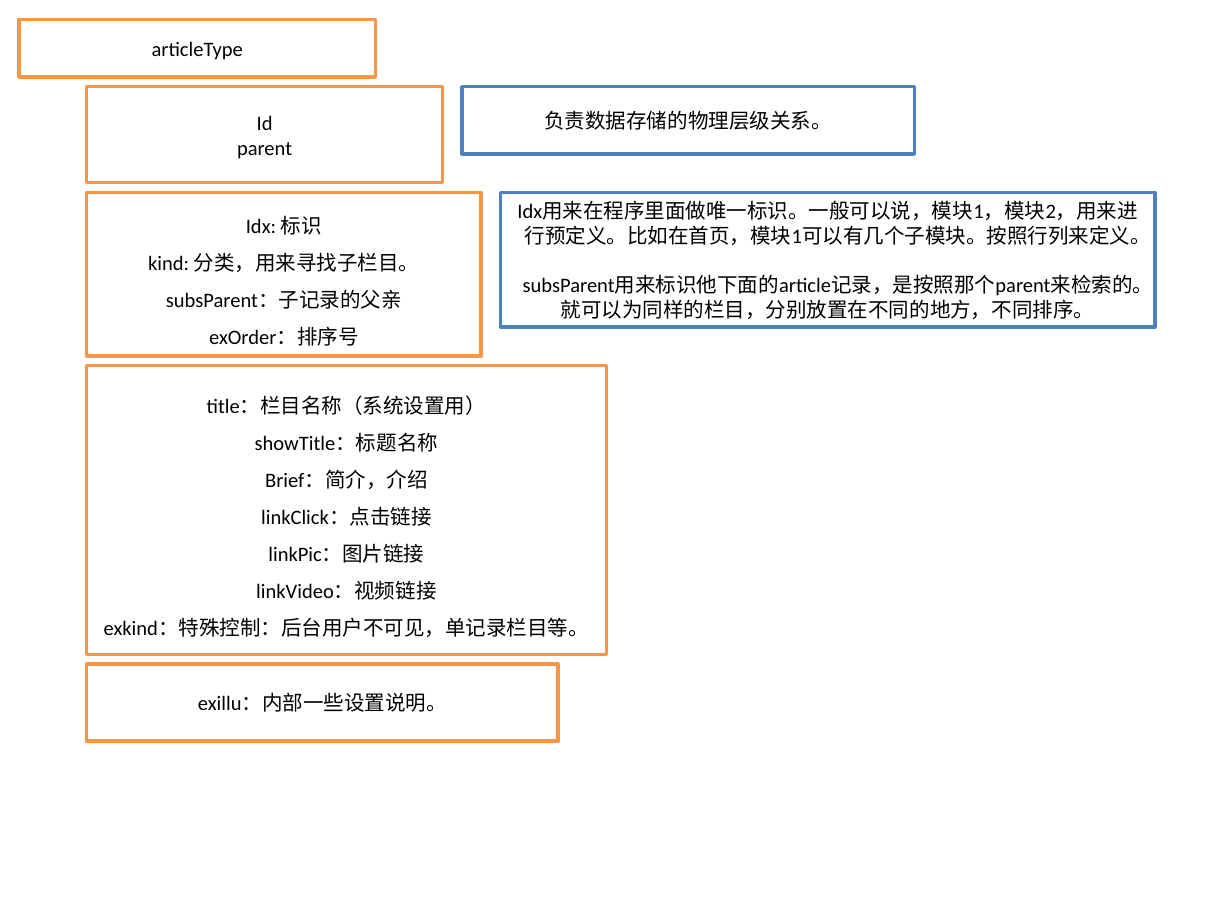
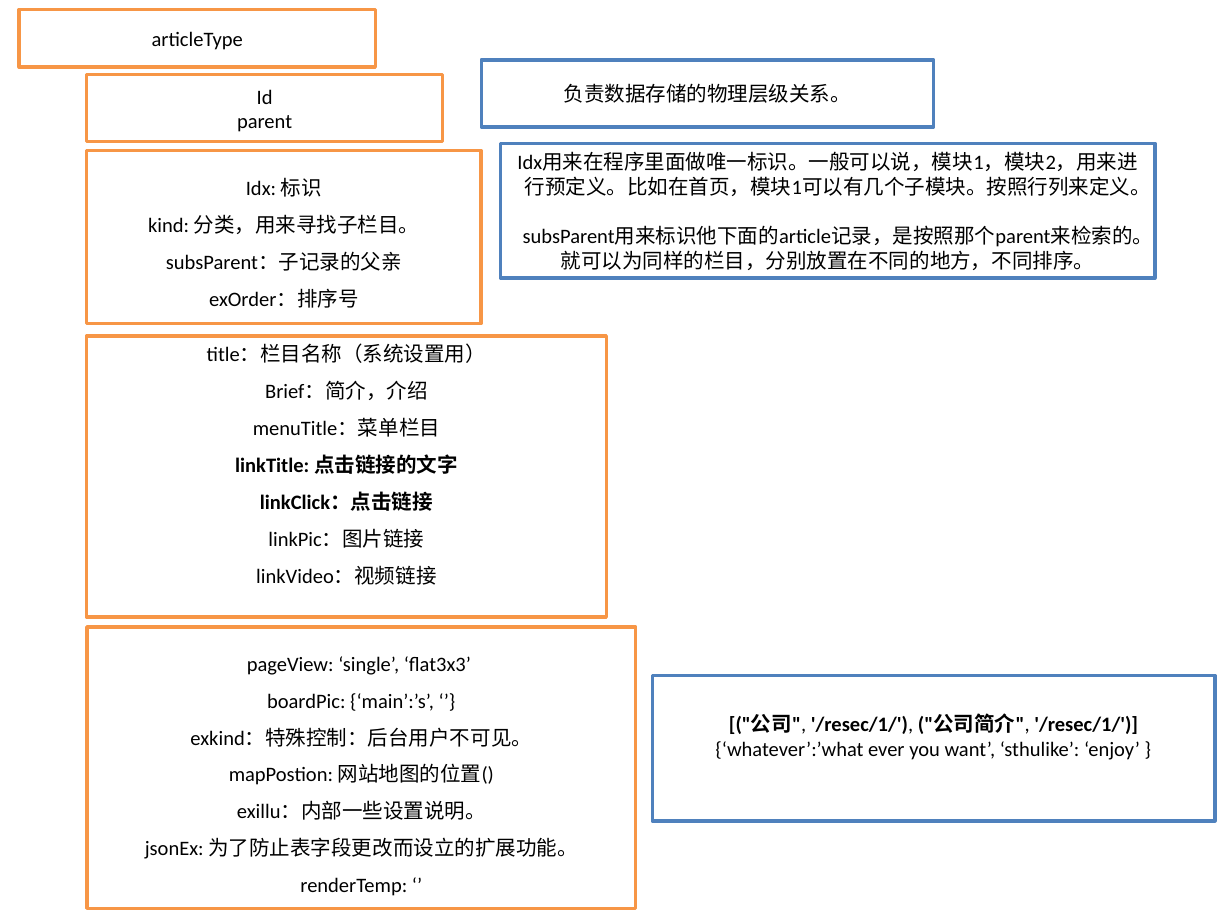
Before and after one commit to zhtdh/seoWeb, a slide deck: slide 1 of hierarchy.pptx. Drawn at 1232x924 pixels with LibreOffice and Linux fonts; fonts in the diff are those of the drawing. Boxes give left, top, right and bottom in pixels: in the first picture for what was removed or moved away, otherwise in the second. Text is boxed around its words. In the diff, an @@ line names an element or a change of style, - is before the commit and + after.

```diff
--- a/hierarchy.pptx
+++ b/hierarchy.pptx
@@ background #56C965 to #009B4E @@
@@ rectangle "articleType": place and size @@
-rectangle "articleType" at <box>20,20,376,78</box>
+rectangle "articleType" at <box>20,10,376,68</box>
@@ rectangle "Id parent": place and size @@
-rectangle "Id parent" at <box>86,86,442,182</box>
+rectangle "Id parent" at <box>86,74,442,142</box>
@@ rectangle "负责数据存储的物理层级关系。": place and size @@
-rectangle "负责数据存储的物理层级关系。" at <box>462,86,914,154</box>
+rectangle "负责数据存储的物理层级关系。" at <box>482,60,934,128</box>
@@ rectangle "Idx用来在程序里面做唯一标识。一般可以说，模块1，模块2，用来进行预定义。比如在首页，模块1可以有几个子模块。按照行列 ...": place and size @@
-rectangle "Idx用来在程序里面做唯一标识。一般可以说，模块1，模块2，用来进行预定义。比如在首页，模块1可以有几个子模块。按照行列 ..." at <box>500,192,1154,326</box>
+rectangle "Idx用来在程序里面做唯一标识。一般可以说，模块1，模块2，用来进行预定义。比如在首页，模块1可以有几个子模块。按照行列 ..." at <box>500,143,1154,277</box>
@@ rectangle "Idx: 标识 kind: 分类，用来寻找子栏目。 subsParent：子记录的父亲 ...": place and size @@
-rectangle "Idx: 标识 kind: 分类，用来寻找子栏目。 subsParent：子记录的父亲 ..." at <box>86,192,480,356</box>
+rectangle "Idx: 标识 kind: 分类，用来寻找子栏目。 subsParent：子记录的父亲 ..." at <box>86,150,480,323</box>
@@ rectangle "title：栏目名称（系统设置用）": place and size @@
-rectangle "title：栏目名称（系统设置用）" at <box>86,366,606,654</box>
+rectangle "title：栏目名称（系统设置用）" at <box>86,336,606,617</box>
@@ text in rectangle at <box>235,418,458,474</box>: paragraph added @@
+menuTitle：菜单栏目
+linkTitle: 点击链接的文字
@@ text in rectangle at <box>255,433,438,452</box>: paragraph removed @@
-showTitle：标题名称
@@ text in rectangle at <box>260,492,433,511</box>: bold on in "linkClick：点击链接" @@
@@ fill #56C965 to #009B4E in 7 elements at <box>20,10,376,68</box>, <box>86,74,442,142</box>, <box>86,150,480,323</box>, <box>482,60,934,128</box>, <box>500,143,1154,277</box>, <box>86,336,606,617</box>, <box>87,627,636,908</box> @@
@@ rectangle "pageView: ‘single’, ‘flat3x3’": place and size @@
-rectangle "pageView: ‘single’, ‘flat3x3’" at <box>86,664,558,742</box>
+rectangle "pageView: ‘single’, ‘flat3x3’" at <box>87,627,636,908</box>
@@ text in rectangle at <box>104,618,589,637</box>: paragraph removed @@
-exkind：特殊控制：后台用户不可见，单记录栏目等。
@@ text in rectangle at <box>145,656,577,896</box>: text changed @@
-exillu：内部一些设置说明。
+pageView: ‘single’, ‘flat3x3’
+boardPic: {‘main’:’s’, ‘’}
+exkind：特殊控制：后台用户不可见。
+mapPostion: 网站地图的位置()
+exillu：内部一些设置说明。
+jsonEx: 为了防止表字段更改而设立的扩展功能。
+renderTemp: ‘’
@@ rectangle added at <box>652,675,1215,821</box>, fill #009B4E, outline #4F81BD 2 pt, 12 pt, text #000000 @@
+[("公司", '/resec/1/'), ("公司简介", '/resec/1/')]
+{‘whatever’:’what ever you want’, ‘sthulike’: ‘enjoy’ }
```
Also in this commit, not shown: 1 slide added, 1 slide removed, 2 other files.
